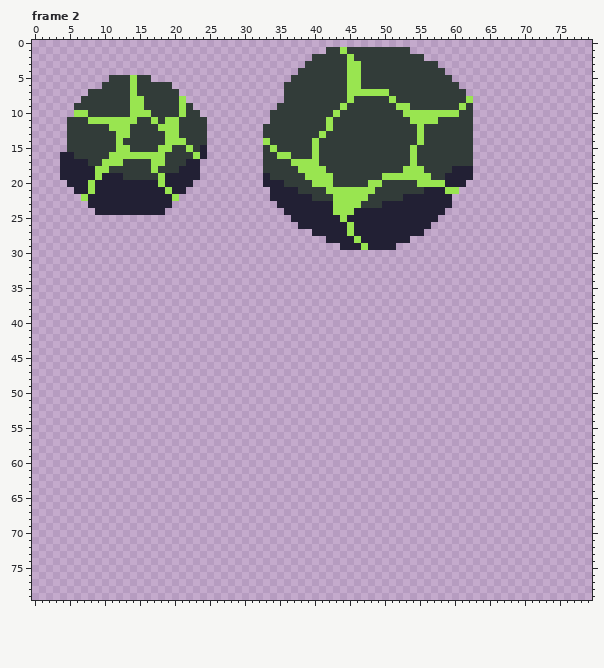
One commit to this pixel-art file: project-kindle/Assets/__Game/Weapons/Meteor/meteorprojectile.aseprite. That is the earlier state.
80x80 pixels, 2 frames. Shown: frame 2.
The same view after the edit:
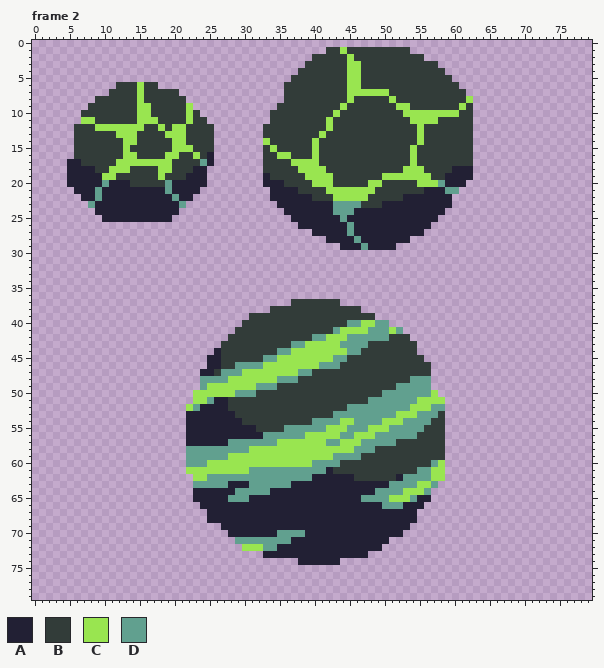
Palette (. is transparent): A #222034  B #323c39  C #99e550  D #61a08f
From old to new:
--- frame 2
@@ x 0..79 @@
  4 ......................................BBBBBBBCCBBBBBBBBBBBB.....................
- 5 ...........BBBCBB....................BBBBBBBBCCBBBBBBBBBBBBB....................
- 6 ..........BBBBCBBBBB................BBBBBBBBBCCBBBBBBBBBBBBBB...................
- 7 ........BBBBBBCBBBBBB...............BBBBBBBBBCCCCCCBBBBBBBBBBB..................
- 8 .......BBBBBBBCCBBBBBC..............BBBBBBBBBCBBBBBCBBBBBBBBBBC.................
- 9 ......BBBBBBBBCCBBBBBCB............BBBBBBBBBCBBBBBBBCCBBBBBBBCB.................
-10 ......CCBBBBBBCCCBBBBCBB..........BBBBBBBBBCBBBBBBBBBCCCCCCCCBB.................
-11 .....BBBCCCCCCCBBCBCCBBBB.........BBBBBBBBCBBBBBBBBBBBCCCCBBBBB.................
-12 .....BBBBBBCCCBBBBCCCBBBB........BBBBBBBBBCBBBBBBBBBBBBCBBBBBBB.................
-13 .....BBBBBBBCCBBBBBCCBBBB........BBBBBBBBCBBBBBBBBBBBBBCBBBBBBB.................
-14 .....BBBBBBBCBBBBBBCCCBBB........CBBBBBBCBBBBBBBBBBBBBBCBBBBBBB.................
-15 .....BBBBBBBCCBBBBCCBBCBA........BCBBBBBCBBBBBBBBBBBBBCBBBBBBBB.................
-16 ....AABBBBBCCCCCCCCBBBBCA........BBCCBBBCBBBBBBBBBBBBBCBBBBBBBB.................
-17 ....AAAABBCCCBBBBCCBBBAA.........BBBBCCCCBBBBBBBBBBBBBCBBBBBBBB.................
-18 ....AAAAACCBBBBBBCBBBAAA.........BBBBBCCCCBBBBBBBBBBBCCCBBBBAAA.................
-19 ....AAAAACAAABBBBBCAAAAA.........ABBBBBCCCCBBBBBBBCCCCCCCBBAAAA.................
-20 .....AAACAAAAAAAAACAAAA..........AAABBBBCCCBBBBBCCBBBBBCCCCAAA..................
-21 ......AACAAAAAAAAAACAA............AAAABBBBCCCCCCCBBBBBBBAAACC...................
-22 .......CAAAAAAAAAAAAC.............AAAAAABBBCCCCCBBBBBAAAAAAA....................
-23 ........AAAAAAAAAAAA...............AAAAAAAACCCCBBBAAAAAAAAAA....................
-24 .........AAAAAAAAAA.................AAAAAAACCCAAAAAAAAAAAAA.....................
-25 .....................................AAAAAAACAAAAAAAAAAAAA......................
-26 ......................................AAAAAAACAAAAAAAAAAA.......................
-27 ........................................AAAAACAAAAAAAAAA........................
-28 ..........................................AAAACAAAAAAA..........................
-29 ............................................AAACAAAA............................
+ 5 .....................................BBBBBBBBCCBBBBBBBBBBBBB....................
+ 6 ............BBBCBB..................BBBBBBBBBCCBBBBBBBBBBBBBB...................
+ 7 ...........BBBBCBBBBB...............BBBBBBBBBCCCCCCBBBBBBBBBBB..................
+ 8 .........BBBBBBCBBBBBB..............BBBBBBBBBCBBBBBCBBBBBBBBBBC.................
+ 9 ........BBBBBBBCCBBBBBC............BBBBBBBBBCBBBBBBBCCBBBBBBBCB.................
+10 .......BBBBBBBBCCBBBBBCB..........BBBBBBBBBCBBBBBBBBBCCCCCCCCBB.................
+11 .......CCBBBBBBCCCBBBBCBB.........BBBBBBBBCBBBBBBBBBBBCCCCBBBBB.................
+12 ......BBBCCCCCCCBBCBCCBBBB.......BBBBBBBBBCBBBBBBBBBBBBCBBBBBBB.................
+13 ......BBBBBBCCCBBBBCCCBBBB.......BBBBBBBBCBBBBBBBBBBBBBCBBBBBBB.................
+14 ......BBBBBBBCCBBBBBCCBBBB.......CBBBBBBCBBBBBBBBBBBBBBCBBBBBBB.................
+15 ......BBBBBBBCBBBBBBCCCBBB.......BCBBBBBCBBBBBBBBBBBBBCBBBBBBBB.................
+16 ......BBBBBBBCCBBBBCCBBCBA.......BBCCBBBCBBBBBBBBBBBBBCBBBBBBBB.................
+17 .....AABBBBBCCCCCCCCBBBBDA.......BBBBCCCCBBBBBBBBBBBBBCBBBBBBBB.................
+18 .....AAAABBCCCBBBBCCBBBAA........BBBBBCCCCBBBBBBBBBBBCCCBBBBAAA.................
+19 .....AAAAACCBBBBBBCBBBAAA........ABBBBBCCCCBBBBBBBCCCCCCCBBAAAA.................
+20 .....AAAAADAAABBBBBDAAAAA........AAABBBBCCCBBBBBCCBBBBBCCCDAAA..................
+21 ......AAADAAAAAAAAADAAAA..........AAAABBBBCCCCCCCBBBBBBBAAADD...................
+22 .......AADAAAAAAAAAADAA...........AAAAAABBBCCCCCBBBBBAAAAAAA....................
+23 ........DAAAAAAAAAAAAD.............AAAAAAAADDDDBBBAAAAAAAAAA....................
+24 .........AAAAAAAAAAAA...............AAAAAAADDDAAAAAAAAAAAAA.....................
+25 ..........AAAAAAAAAA.................AAAAAAADAAAAAAAAAAAAA......................
+26 ......................................AAAAAAADAAAAAAAAAAA.......................
+27 ........................................AAAAADAAAAAAAAAA........................
+28 ..........................................AAAADAAAAAAA..........................
+29 ............................................AAADAAAA............................
 30 ................................................................................
@@ x 20..60 @@
 36 .........................................
-37 .........................................
-38 .........................................
-39 .........................................
-40 .........................................
-41 .........................................
-42 .........................................
-43 .........................................
-44 .........................................
-45 .........................................
-46 .........................................
-47 .........................................
-48 .........................................
-49 .........................................
-50 .........................................
-51 .........................................
-52 .........................................
-53 .........................................
-54 .........................................
-55 .........................................
-56 .........................................
-57 .........................................
-58 .........................................
-59 .........................................
-60 .........................................
-61 .........................................
-62 .........................................
-63 .........................................
-64 .........................................
-65 .........................................
-66 .........................................
-67 .........................................
-68 .........................................
-69 .........................................
-70 .........................................
-71 .........................................
-72 .........................................
-73 .........................................
-74 .........................................
+37 .................BBBBBBB.................
+38 ..............BBBBBBBBBBBBB..............
+39 ...........BBBBBBBBBBBBBBBBBB............
+40 ..........BBBBBBBBBBBBBBBDDCCDD..........
+41 .........BBBBBBBBBBBBBBDCCCCDDDCD........
+42 ........BBBBBBBBBBBBDDCCCDDDDDDBBB.......
+43 .......BBBBBBBBBBDDCCCCCDDDDBBBBBBB......
+44 ......ABBBBBBBBDDCCCCCCCCDDBBBBBBBB......
+45 .....AABBBBBBDDCCCCCCCCDDBBBBBBBBBBB.....
+46 .....AABBDDDDCCCCCCCCDDDBBBBBBBBBBBBB....
+47 ....AABDDDCCCCCCCCDDBBBBBBBBBBBBBBBBB....
+48 ....DDDDCCCCCCCDDDBBBBBBBBBBBBBBBBDDD....
+49 ....DCCCCCCCDDDBBBBBBBBBBBBBBBBBDDDDD....
+50 ...CCCCCCDDDBBBBBBBBBBBBBBBBBBDDDDDDDC...
+51 ...CCDAABBBBBBBBBBBBBBBBBBBBDDDDDDDCCCC..
+52 ..CDAAAABBBBBBBBBBBBBBBBBDDDDDDDDDCCCDD..
+53 ..AAAAAAABBBBBBBBBBBBBBDDDDDDDDDCCCDDDB..
+54 ..AAAAAAAABBBBBBBBBBDDDDCCDDDDCCCDDDDBB..
+55 ..AAAAAAAAAABBBBDDDDDDCCCDDDCCCDDDDDBBB..
+56 ..AAAAAAAAAAADDDDDDCCCCCDDCCCDDDDDDBBBB..
+57 ..AAAAAADDDDDDDCCCCCCCDDCCCDDDDDBBBBBBB..
+58 ..DDDDDDDDDCCCCCCCCCCCCCCCDDDBBBBBBBBBB..
+59 ..DDDDDDCCCCCCCCCCCCCCCDDDDBBBBBBBBBBBB..
+60 ..DDDCCCCCCCCCCCCCCCDDDDBBBBBBBBBBBBBDC..
+61 ..CCCCCCCCCDDDDDDDDDDDABBBBBBBBBBBBDDCC..
+62 ...CCDDDDDDDDDDDDDDDAAAAAABBBBBBADDDDCC..
+63 ...DDDDDAAADDDDDDAAAAAAAAAAAAAADDDDCCD...
+64 ...AAAAAADDDDDAAAAAAAAAAAAAAADDDDCCCD....
+65 ...AAAAADDDAAAAAAAAAAAAAAAADDDDCCCDAA....
+66 ....AAAAAAAAAAAAAAAAAAAAAAAAAADDDAAA.....
+67 .....AAAAAAAAAAAAAAAAAAAAAAAAAAAAAA......
+68 .....AAAAAAAAAAAAAAAAAAAAAAAAAAAAAA......
+69 .......AAAAAAAAAAAAAAAAAAAAAAAAAAA.......
+70 ........AAAAAAADDDDAAAAAAAAAAAAAA........
+71 .........DDDDDDDDAAAAAAAAAAAAAA..........
+72 ..........CCCDDAAAAAAAAAAAAAAA...........
+73 .............AAAAAAAAAAAAAAA.............
+74 ..................AAAAAA.................
 75 .........................................
